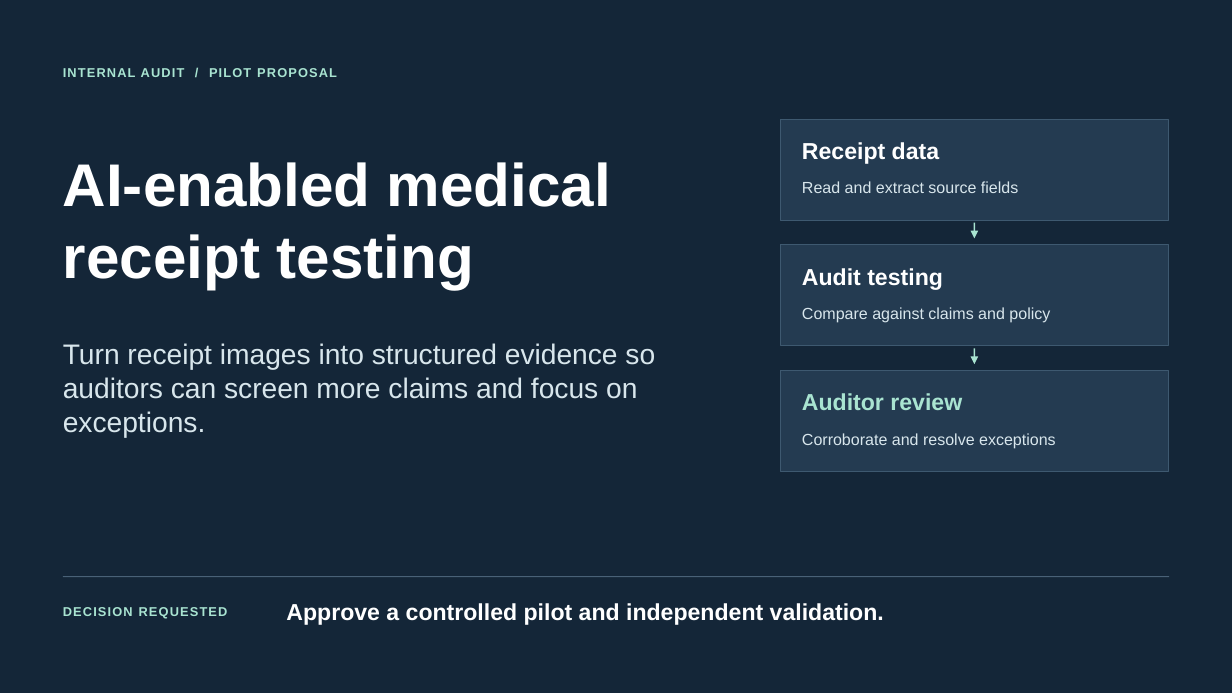
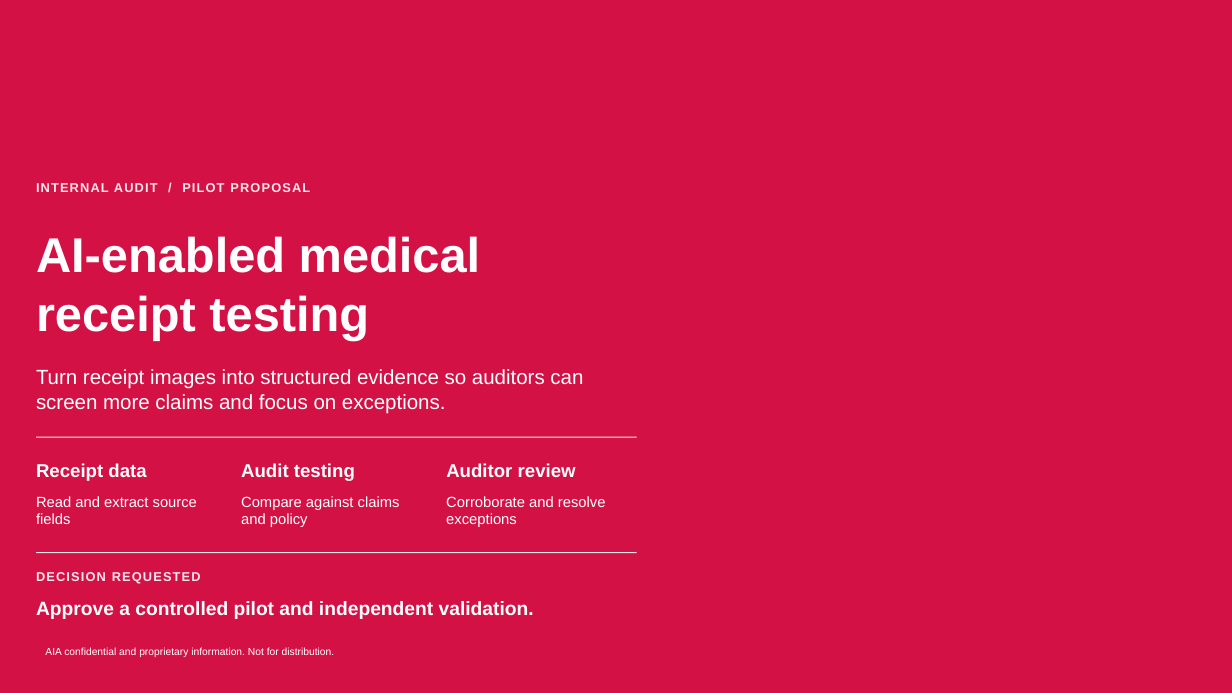
Before and after one commit to harrysokool/playground, a slide deck: slide 1 of ppt/ocr_benchmark/codex_take/Medical_Receipt_Audit.pptx. Drawn at 1232x693 pixels with LibreOffice and Linux fonts; fonts in the diff are those of the drawing; background and template pictures are left out. Boxes give left, top, right and bottom in pixels: in the first picture for what was removed or moved away, otherwise in the second. Text is boxed around its words. In the diff, an @@ line names an element or a change of style, - is before the commit and + after.

Commit message:
Apply AIA template to auditor-focused OCR deck

```diff
--- a/ppt/ocr_benchmark/codex_take/Medical_Receipt_Audit.pptx
+++ b/ppt/ocr_benchmark/codex_take/Medical_Receipt_Audit.pptx
@@ background #142638 to #FFFFFF @@
@@ rectangle added at [0,0,1232,693], fill #D31145 @@
@@ rectangle removed at [781,119,1168,220] @@
@@ text "INTERNAL AUDIT / PILOT PROPOSAL": place and size @@
-text "INTERNAL AUDIT / PILOT PROPOSAL" at [63,68,337,77]
+text "INTERNAL AUDIT / PILOT PROPOSAL" at [36,183,310,192]
@@ text "INTERNAL AUDIT / PILOT PROPOSAL" at [36,183,310,192]: text colour #A9E4D1 to #FFE4EC @@
@@ text "AI-enabled medical": place and size @@
-text "AI-enabled medical" at [63,162,611,289]
+text "AI-enabled medical" at [36,236,481,340]
@@ text "AI-enabled medical" at [36,236,481,340]: size 47 to 38 pt @@
@@ arrow removed from (974, 223) to (974, 238) @@
@@ rectangle removed at [781,245,1168,346] @@
@@ arrow removed from (974, 348) to (974, 364) @@
@@ text "Turn receipt images into structured ...": place and size @@
-text "Turn receipt images into structured ..." at [63,343,655,438]
+text "Turn receipt images into structured ..." at [36,369,583,414]
@@ text "Turn receipt images into structured ..." at [36,369,583,414]: size 22 to 16 pt, text colour #D8E6EC to #FFFFFF @@
@@ rectangle removed at [781,371,1168,471] @@
@@ line added from (36, 437) to (637, 437), #FFE4EC 0.8 pt @@
@@ text "Receipt data": place and size @@
-text "Receipt data" at [802,142,939,164]
+text "Receipt data" at [36,463,146,481]
@@ text "Receipt data" at [36,463,146,481]: size 18 to 14.5 pt @@
@@ text "Audit testing" at [241,463,355,481]: size 18 to 14.5 pt @@
@@ text "Audit testing": place and size @@
-text "Audit testing" at [802,268,943,290]
+text "Audit testing" at [241,463,355,481]
@@ text "Auditor review": place and size @@
-text "Auditor review" at [802,393,962,410]
+text "Auditor review" at [446,463,576,477]
@@ text "Auditor review" at [446,463,576,477]: size 18 to 14.5 pt, text colour #A9E4D1 to #FFFFFF @@
@@ text "Read and extract source fields": place and size @@
-text "Read and extract source fields" at [802,181,1018,193]
+text "Read and extract source fields" at [36,496,197,524]
@@ text "Compare against claims and policy": place and size @@
-text "Compare against claims and policy" at [802,307,1050,323]
+text "Compare against claims and policy" at [241,496,400,527]
@@ size 12.5 to 11.5 pt, text colour #D8E6EC to #FFFFFF; vertical alignment middle to top in 3 elements at [36,496,197,524], [241,496,400,527], [446,496,606,527] @@
@@ text "Corroborate and resolve exceptions": place and size @@
-text "Corroborate and resolve exceptions" at [802,433,1056,449]
+text "Corroborate and resolve exceptions" at [446,496,606,527]
@@ text "DECISION REQUESTED" at [36,572,201,584]: text colour #A9E4D1 to #FFE4EC @@
@@ text "DECISION REQUESTED": place and size @@
-text "DECISION REQUESTED" at [63,607,228,619]
+text "DECISION REQUESTED" at [36,572,201,584]
@@ line added from (36, 553) to (637, 553), #FFE4EC 0.8 pt @@
@@ text "Approve a controlled pilot and ...": place and size @@
-text "Approve a controlled pilot and ..." at [286,603,884,625]
+text "Approve a controlled pilot and ..." at [36,601,534,619]
@@ text "Approve a controlled pilot and ..." at [36,601,534,619]: size 18 to 15 pt @@
@@ line removed from (63, 577) to (1169, 577) @@
@@ text added at [45,647,335,657], 8 pt, text #FFFFFF @@
+AIA confidential and proprietary information. Not for distribution.
```
Also in this commit, not shown: 10 other slides changed, 3 other files.
